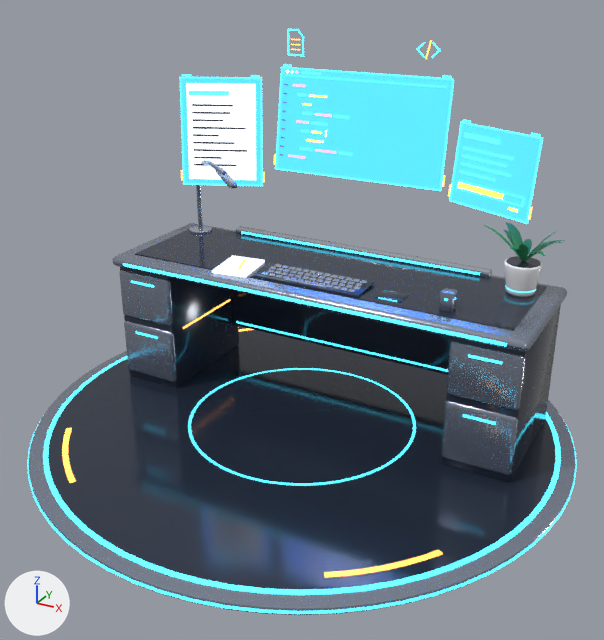
What one commit did to the glTF model assets/models/stations/writing_desk.glb.
Before and after are seen from a 50 mm lens placed at (1.94, -3.82, 2.41), pointed at (0.07, -0.42, 0.7). Arrows for +X, +Y and +Z are at lower left; the lights stay in place. The picture after the commit comes second. Vertices at exactly the same position are counted once.

Names of what the first picture shows: 'writing_desk'.
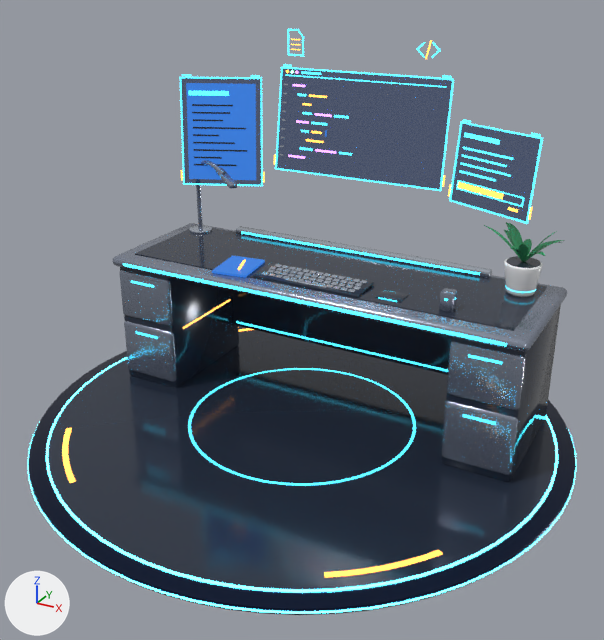
What the commit changed:
Material 'Paper' (mat_paper) changes colour from white #f7faff to dark blue #193861; in linear values from (0.93, 0.96, 1.0) to (0.01, 0.04, 0.12).
In material 'Paper' (mat_paper), emission_color goes from (0.85, 0.93, 1.0) (white #edf7ff) to (0.024, 0.16, 0.6) (blue #2b6fcb).
Material 'Holo' (mat_holo) changes colour from blue #277cff to black #08122b; in linear values from (0.02, 0.2, 1.0) to (0.0024, 0.006, 0.0242).
In material 'Holo' (mat_holo), alpha goes from 0.8 to 0.55.
In material 'Holo' (mat_holo), emission_color goes from (0.03, 0.24, 1.0) (blue #3086ff) to (0.004, 0.02, 0.07) (dark blue #0d274b).
In material 'Holo' (mat_holo), emission_strength goes from 3.0 to 1.0.
Material 'RingCyan' (mat_ringcyan) is new.
Its base color is (0.05, 0.72, 1.0) (cyan #3fddff).
Its roughness is 0.3.
Its emission color is (0.05, 0.72, 1.0) (cyan #3fddff).
Its emission strength is 9.0.
Material 'PadRim' (mat_padrim) is new.
Its base color is (0.0103, 0.0185, 0.0513) (dark blue #1a2540).
Its metallic is 0.85.
Its roughness is 0.28.
me_writing_desk has 5817 vertices, 10783 faces and spans x -1.45..1.45, y -1.75..1.15, z 0.0..2.03.
me_writing_desk is used by ob_writing_desk; location (0.0, 0.0, 0.0).
me_writing_desk part 1: the loose piece of 256 vertices spanning x -1.38..1.38, y -1.67..1.08, z 0.04..0.05 is copied, and the copy is multiplied about its middle by the matrix ((1.063, 0.0, 0.0), (0.0, 1.063, 0.0), (0.0, 0.0, 1.143)), then moved by (0.0, 0.0, -0.02), in mat_ringcyan (cyan #3fddff, glowing cyan #3fddff); it spans x -1.45..1.45, y -1.75..1.15, z 0.02.
me_writing_desk part 2: the loose piece of 256 vertices spanning x -1.45..1.45, y -1.75..1.15, z 0.01..0.03 is deleted.
Part 3, on me_writing_desk:
14 vertices in x 0.53..1.27, y 0.23..0.97, z 0.04..0.05 move by (-0.01, -0.01, 0.0).
14 vertices in x 0.53..1.27, y -1.57..-0.83, z 0.04..0.05 move by (-0.01, 0.01, 0.0).
14 vertices in x -0.76..0.76, y -1.67..-1.44, z 0.04..0.05 move by (0.0, 0.01, 0.0).
14 vertices in x -1.27..-0.53, y -1.57..-0.83, z 0.04..0.05 move by (0.01, 0.01, 0.0).
14 vertices in x -1.27..-0.53, y 0.23..0.97, z 0.04..0.05 move by (0.01, -0.01, 0.0).
12 vertices in x -0.76..0.76, y 0.84..1.07, z 0.04..0.05 move by (0.0, -0.01, 0.0).
46 vertices move from x -1.38..1.38, y -1.62..1.08, z 0.04..0.05 to x -1.36..1.36, y -1.6..1.06, z 0.04..0.05.
me_writing_desk part 4: 768 faces spanning x -1.45..1.45, y -1.75..1.15, z 0.0..0.04 switch from mat_panel (grey #959eaf) to mat_padrim (dark blue #1a2540).
me_writing_desk gains material mat_ringcyan (cyan #3fddff, glowing cyan #3fddff).

Boxes (x1, y1, x2, y2) around the edits, measured in the pictures (604 x 640 px; the box of a moved part takes in the faces that stretch with it):
'writing_desk', recoloured, surface changed, reshaped: (27, 29, 577, 615) in both
part 1 of me_writing_desk, added: after (27, 430, 577, 614)
part 2 of me_writing_desk, deleted: before (27, 415, 577, 614)
part 3 of me_writing_desk, moved or reshaped: before (43, 356, 561, 595); after (46, 357, 558, 593)
part 4 of me_writing_desk, recoloured: (28, 351, 576, 615) in both
